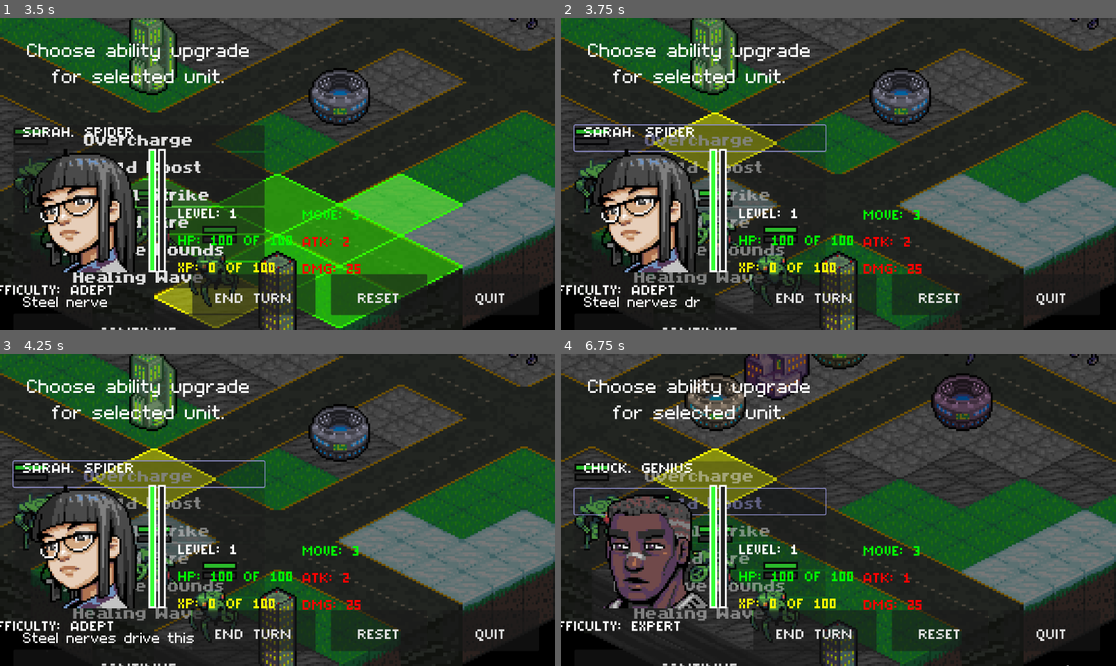
Above: before the commit, frames 1-4 (two rows, left to right).
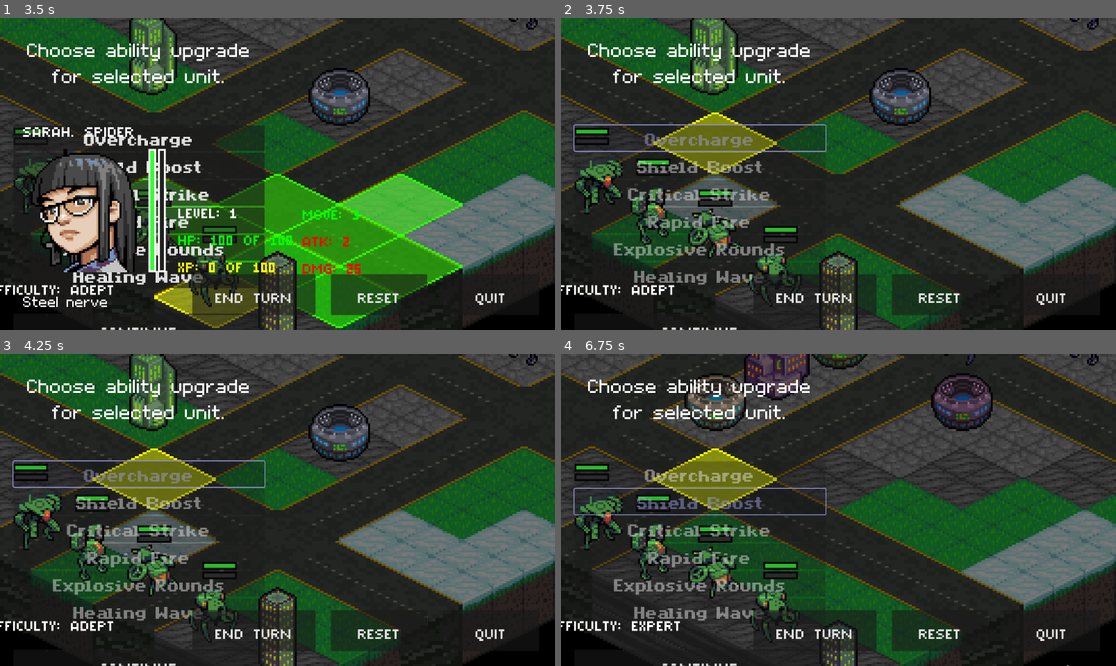
Above: after the commit, the same moments.

Repository: Tekknobot/Terrain
Game: Godot game, scene res://Scenes/TitleScreen.tscn
The game is run twice, just before and just after one commit, with the same random seed, the same clock (stepped at 60 frames per second) and the same inputs.
Inputs:
- Up to frame 1 (3.5 s): click "PLAY" at 0.5 s; click "CONTINUE" at 1.25 s; click "CONTINUE" at 2 s; click "END TURN" at 2.75 s
- Up to frame 2 (3.75 s): click "Overcharge" at 3.5 s
- Up to frame 3 (4.25 s): no input
- Up to frame 4 (6.75 s): click "END TURN" at 4.25 s; click "END TURN" at 5 s; click "CONTINUE" at 5.75 s; click "Shield Boost" at 6.5 s

Frame 1 is identical in both runs. In frame 2, 8.1% of the frame differs, in the area x 4-65%, y 34-93%; in frame 3, 8.3%; in frame 4, 7.1%.

Commit message:
Refactor.

Diff:
--- a/Prefabs/CriticalStrikeMissile.tscn
+++ b/Prefabs/CriticalStrikeMissile.tscn
@@ -16,10 +16,6 @@
 lifetime = 0.3
 gravity = Vector2(0, 0)
 
-[node name="Line2D" type="Line2D" parent="."]
-visible = false
-width = 1.0
-
 [node name="AudioStreamPlayer2D" type="AudioStreamPlayer2D" parent="."]
 stream = ExtResource("3_4juw7")
 autoplay = true
--- a/Prefabs/Missile.tscn
+++ b/Prefabs/Missile.tscn
@@ -18,10 +18,6 @@
 lifetime = 0.3
 gravity = Vector2(0, 0)
 
-[node name="Line2D" type="Line2D" parent="."]
-visible = false
-width = 1.0
-
 [node name="AudioStreamPlayer2D" type="AudioStreamPlayer2D" parent="."]
 stream = ExtResource("3_ahvbs")
 autoplay = true
--- a/Scripts/CriticalStrikeMissile.gd
+++ b/Scripts/CriticalStrikeMissile.gd
@@ -93,6 +93,7 @@
 			var explosion = explosion_scene.instantiate()
 			# Position the explosion at the center of the tile.
 			explosion.global_position = tilemap.to_global(tilemap.map_to_local(tile))
+			explosion.global_position.y -= 8
 			get_tree().get_current_scene().add_child(explosion)
 
 			# Determine damage for this tile.
--- a/Scripts/HUD_Panel.gd
+++ b/Scripts/HUD_Panel.gd
@@ -181,3 +181,5 @@
 			tilemap.critical_strike_mode = false
 	else:
 		print("No selected unit available for ability toggling.")
+
+	tilemap._clear_highlights()
--- a/Scripts/TileMap.gd
+++ b/Scripts/TileMap.gd
@@ -127,6 +127,7 @@
 		# If Critical Strike mode is active and the click is not on the toggle:
 		if critical_strike_mode:
 			if selected_unit and selected_unit.is_player:
+				_clear_highlights()
 				selected_unit.critical_strike(mouse_tile)
 				print("Critical Strike activated by unit: ", selected_unit.name)
 				# Clear the mode so it fires only once.
@@ -217,33 +218,8 @@
 	if unit == null:
 		selected_unit = null
 		showing_attack = false
-		#hud.visible = false
+		hud.visible = false
 		return
-
-	# Prevent selecting a unit that has already moved and attacked (if needed).
-	if unit.is_player and unit.has_moved and unit.has_attacked:
-		selected_unit = null
-		showing_attack = false
-		play_beep_sound(tile)
-		hud.update_hud({
-			"name": "",
-			"portrait": null,
-			"current_hp": 0,
-			"max_hp": 0,
-			"current_xp": 0,
-			"max_xp": 0,
-			"level": 0,
-			"movement_range": 0,
-			"attack_range": 0,
-			"damage": 0
-		})
-		return
-
-	# Set the selected unit and update highlights, etc.
-	selected_unit = unit
-	showing_attack = false
-	_show_range_for_selected_unit()
-	play_beep_sound(tile)
 
 	# Build the dictionary from the unit's properties.
 	var hud_data = {
@@ -258,6 +234,20 @@
 		"attack_range": unit.attack_range,
 		"damage": unit.damage
 	}
+
+	# Prevent selecting a unit that has already moved and attacked (if needed).
+	if unit.is_player and unit.has_moved and unit.has_attacked:
+		selected_unit = null
+		showing_attack = false
+		play_beep_sound(tile)
+		hud.update_hud(hud_data)
+		return
+
+	# Set the selected unit and update highlights, etc.
+	selected_unit = unit
+	showing_attack = false
+	_show_range_for_selected_unit()
+	play_beep_sound(tile)
 
 	# Update the HUD.
 	hud.visible = true
@@ -952,7 +942,6 @@
 	# Transition to the next mission/level.
 	get_tree().change_scene_to_file("res://Scenes/Main.tscn")
 
-
 func _on_back_pressed() -> void:
 	# Transition to the next mission/level.
 	get_tree().change_scene_to_file("res://Scenes/TitleScreen.tscn")
--- a/Scripts/Unit.gd
+++ b/Scripts/Unit.gd
@@ -758,6 +758,7 @@
 	var tilemap = get_node("/root/BattleGrid/TileMap")
 	# Convert the target tile to global coordinates.
 	var target_pos = tilemap.to_global(tilemap.map_to_local(target_tile)) + Vector2(0, Y_OFFSET)
+	target_pos.y -= 8
 
 	# Preload and instantiate the missile.
 	var missile_scene = preload("res://Prefabs/CriticalStrikeMissile.tscn")
@@ -768,3 +769,10 @@
 	missile.global_position = global_position
 	missile.set_target(global_position, target_pos)
 	print("Unit ", name, " launched Critical Strike missile toward ", target_tile)
+
+	has_attacked = true
+	has_moved = true
+	get_child(0).self_modulate = Color(0.4, 0.4, 0.4, 1)
+
+	var hud_panel = get_node("/root/BattleGrid/HUDLayer/Control")
+	hud_panel._on_ability_toggled(false)
